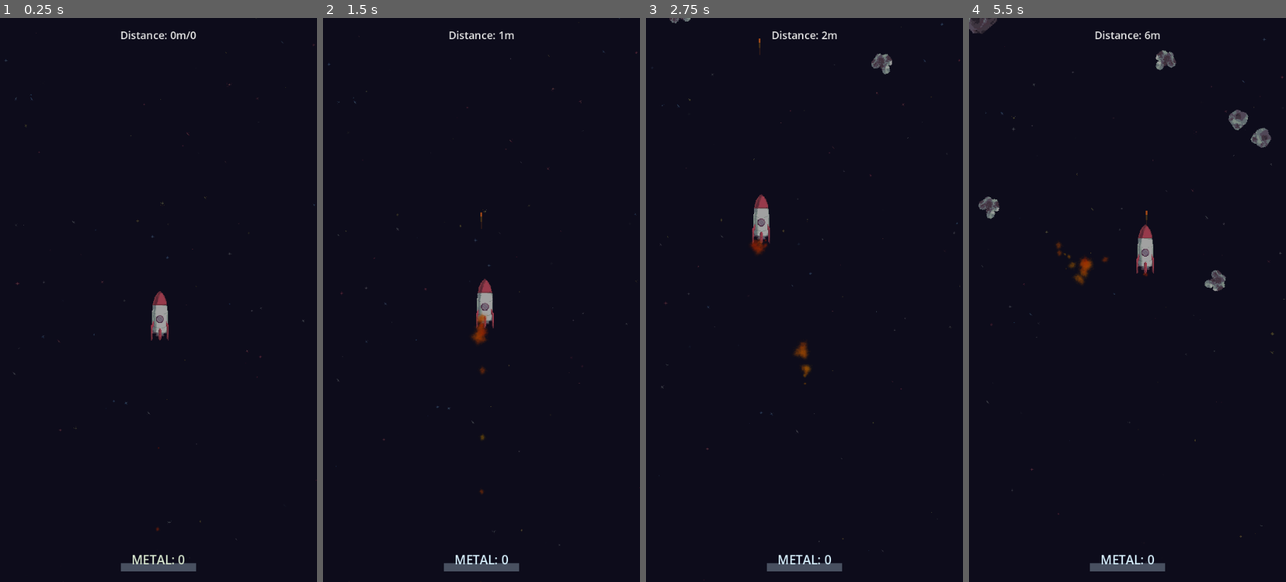
Above: before the commit, frames 1-4 (left to right).
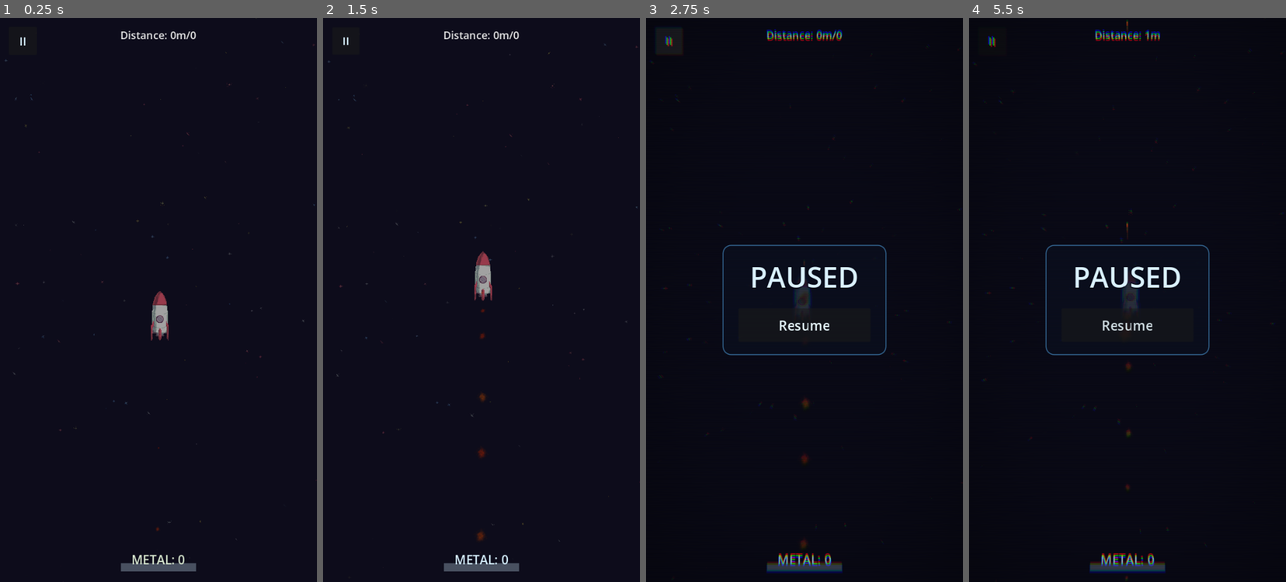
Above: after the commit, the same moments.

Repository: Minemaster656/closed-space-arcade
Game: Godot game, scene res://assets/scenes/app.tscn
Same seed, same stepped clock (60 frames per second), same inputs: the game is played once before the commit and once after it.
Inputs (mouse positions are in pixels of both pictures, inside the frame that each line leads up to):
- Up to frame 1 (0.25 s): no input
- Up to frame 2 (1.5 s): click (345, 40) at 0.5 s, where only the run after the commit has a clickable "II"; click (481, 322) at 1.25 s, where only the run after the commit has a clickable "Resume"
- Up to frame 3 (2.75 s): click (668, 40) at 2 s, where only the run after the commit has a clickable "II"
- Up to frame 4 (5.5 s): click (1127, 322) at 2.75 s, where only the run after the commit has a clickable "Resume"; click (991, 40) at 3.5 s, where only the run after the commit has a clickable "II"; click (1127, 322) at 4.25 s, where only the run after the commit has a clickable "Resume"; tap Enter at 5 s; move the mouse to (1197, 271) at 5.02 s; tap P at 5.1 s; click (1197, 271) at 5.17 s

The runs differ from the first frame. In frame 1, less than 0.1% of the frame differs, in the area x 6-9%, y 3-5%; in frame 2, 1.2%; in frame 3, 3.2%; in frame 4, 3.9%, in the area x 0-100%, y 0-100%.

Commit message:
пауза

Diff:
--- a/assets/localization/en.csv
+++ b/assets/localization/en.csv
@@ -5,6 +5,9 @@
 ui_distance,"Distance: %d%s","Дистанция: %d%s"
 ui_distance_progress,"Distance: %d%s/%d","Дистанция: %d%s/%d"
 ui_meter,"m","м"
+ui_pause,Pause,Пауза
+ui_paused,PAUSED,ПАУЗА
+ui_resume,Resume,Продолжить
 meta_max_distance,"Max distance: %d%s","Максимальная дистанция: %d%s"
 meta_shop_button,Shop,Магазин
 meta_shop_title,Upgrades,Улучшения
--- /dev/null
+++ b/assets/prefabs/pause_overlay.tscn
@@ -0,0 +1,93 @@
+[gd_scene load_steps=6 format=3]
+
+[ext_resource type="Script" path="res://assets/scripts/ui/pause_overlay.gd" id="1_overlay"]
+[ext_resource type="Shader" path="res://assets/shaders/pause_fx.gdshader" id="2_fx"]
+[ext_resource type="Script" path="res://assets/scripts/components/juicy_button.gd" id="3_juicy"]
+
+[sub_resource type="ShaderMaterial" id="ShaderMaterial_pause"]
+shader = ExtResource("2_fx")
+shader_parameter/intensity = 0.0
+shader_parameter/aberration_px = 3.0
+shader_parameter/scanline_strength = 0.22
+shader_parameter/scanline_count = 540.0
+shader_parameter/vignette_strength = 0.35
+shader_parameter/darken_strength = 0.28
+shader_parameter/tint = Color(0.55, 0.68, 0.9, 1)
+
+[sub_resource type="StyleBoxFlat" id="StyleBoxFlat_panel"]
+bg_color = Color(0.04, 0.06, 0.12, 0.72)
+border_width_left = 2
+border_width_top = 2
+border_width_right = 2
+border_width_bottom = 2
+border_color = Color(0.35, 0.72, 1, 0.55)
+corner_radius_top_left = 18
+corner_radius_top_right = 18
+corner_radius_bottom_right = 18
+corner_radius_bottom_left = 18
+content_margin_left = 36.0
+content_margin_top = 28.0
+content_margin_right = 36.0
+content_margin_bottom = 30.0
+
+[node name="PauseOverlay" type="CanvasLayer"]
+process_mode = 3
+layer = 40
+script = ExtResource("1_overlay")
+
+[node name="Root" type="Control" parent="."]
+visible = false
+layout_mode = 3
+anchors_preset = 15
+anchor_right = 1.0
+anchor_bottom = 1.0
+grow_horizontal = 2
+grow_vertical = 2
+mouse_filter = 0
+
+[node name="Fx" type="ColorRect" parent="Root"]
+material = SubResource("ShaderMaterial_pause")
+layout_mode = 1
+anchors_preset = 15
+anchor_right = 1.0
+anchor_bottom = 1.0
+grow_horizontal = 2
+grow_vertical = 2
+mouse_filter = 2
+color = Color(1, 1, 1, 1)
+
+[node name="Center" type="CenterContainer" parent="Root"]
+layout_mode = 1
+anchors_preset = 15
+anchor_right = 1.0
+anchor_bottom = 1.0
+grow_horizontal = 2
+grow_vertical = 2
+mouse_filter = 1
+
+[node name="Panel" type="PanelContainer" parent="Root/Center"]
+layout_mode = 2
+mouse_filter = 1
+theme_override_styles/panel = SubResource("StyleBoxFlat_panel")
+
+[node name="VBox" type="VBoxContainer" parent="Root/Center/Panel"]
+layout_mode = 2
+theme_override_constants/separation = 28
+alignment = 1
+
+[node name="Title" type="Label" parent="Root/Center/Panel/VBox"]
+layout_mode = 2
+theme_override_colors/font_color = Color(0.86, 0.95, 1, 1)
+theme_override_colors/font_outline_color = Color(0.02, 0.03, 0.08, 1)
+theme_override_constants/outline_size = 10
+theme_override_font_sizes/font_size = 64
+text = "PAUSED"
+horizontal_alignment = 1
+
+[node name="ResumeButton" type="Button" parent="Root/Center/Panel/VBox"]
+custom_minimum_size = Vector2(300, 76)
+layout_mode = 2
+theme_override_colors/font_color = Color(0.92, 0.98, 1, 1)
+theme_override_font_sizes/font_size = 30
+text = "Resume"
+script = ExtResource("3_juicy")
--- a/assets/scenes/game.tscn
+++ b/assets/scenes/game.tscn
@@ -18,6 +18,8 @@
 [ext_resource type="PackedScene" path="res://assets/prefabs/enemy_bullet.tscn" id="15_ebullet"]
 [ext_resource type="Script" uid="uid://dpwkur5q11ors" path="res://assets/scripts/managers/shooter_enemy_pool.gd" id="16_epool"]
 [ext_resource type="PackedScene" uid="uid://4xweel8in5xt" path="res://assets/prefabs/shooter_enemy.tscn" id="17_eshooter"]
+[ext_resource type="PackedScene" path="res://assets/prefabs/pause_overlay.tscn" id="18_pause"]
+[ext_resource type="Script" path="res://assets/scripts/components/juicy_button.gd" id="19_juicy"]
 
 [sub_resource type="CanvasItemMaterial" id="CanvasItemMaterial_stars"]
 particles_animation = true
@@ -47,6 +49,7 @@
 anim_offset_max = 1.0
 
 [node name="Game" type="Node2D" unique_id=1587643132]
+process_mode = 1
 script = ExtResource("11_game")
 ambient_color = Color(0.62967473, 0.62967473, 0.6296747, 1)
 
@@ -122,6 +125,20 @@
 horizontal_alignment = 1
 vertical_alignment = 1
 
+[node name="PauseButton" type="Button" parent="UI" unique_id=1902384761]
+offset_left = 20.0
+offset_top = 20.0
+offset_right = 84.0
+offset_bottom = 84.0
+focus_mode = 0
+theme_override_colors/font_color = Color(0.85, 0.95, 1, 1)
+theme_override_font_sizes/font_size = 26
+text = "II"
+tooltip_text = "ui_pause"
+script = ExtResource("19_juicy")
+
+[node name="PauseOverlay" parent="." instance=ExtResource("18_pause")]
+
 [node name="Starfield" type="GPUParticles2D" parent="." unique_id=517482068]
 modulate = Color(1, 1, 1, 0.38039216)
 z_index = -10
--- a/assets/scripts/app_frame.gd
+++ b/assets/scripts/app_frame.gd
@@ -22,6 +22,11 @@
 
 func _ready() -> void:
 	add_to_group(&"app_frame")
+	# Контейнер и SubViewport должны продолжать обрабатывать ввод, когда
+	# дерево на паузе: иначе кнопка Resume внутри игрового Viewport не кликается.
+	# Сама игровая сцена при этом явно стоит в PROCESS_MODE_PAUSABLE.
+	_game_container.process_mode = Node.PROCESS_MODE_ALWAYS
+	_game_viewport.process_mode = Node.PROCESS_MODE_ALWAYS
 	_game_viewport.add_to_group(GAME_VIEWPORT_GROUP)
 	# 2D-раскладка остаётся в дизайн-размере 720x1280, а рендер идёт в
 	# физическом разрешении окна. Без этого игра рисовалась в 720x1280 и
--- a/assets/scripts/game.gd
+++ b/assets/scripts/game.gd
@@ -16,6 +16,7 @@
 @onready var starfield: GPUParticles2D = $Starfield
 @onready var ambient: CanvasModulate = $CanvasModulate
 @onready var score_label: Label = $UI/ScoreCounter
+@onready var pause_button: Button = $UI/PauseButton
 @onready var start_platform: ColorRect = $StartPlatform
 
 var _starfield_applied_size: Vector2 = Vector2.ZERO
@@ -25,7 +26,10 @@
 
 
 func _ready() -> void:
+    PauseManager.reset()
     Music.play("fly")
+    pause_button.tooltip_text = tr("ui_pause")
+    pause_button.pressed.connect(_on_pause_pressed)
     var visible := Utils.get_visible_world_rect()
     var rect := visible.grow(-rocket_screen_margin)
     var follower := rocket.get_node_or_null("FingerFollower") as FollowFinger2D
@@ -136,12 +140,22 @@
 
 
 func _on_rocket_died() -> void:
+    PauseManager.abort()
+    pause_button.disabled = true
     GameState.submit_distance(_distance)
     GameState.save()
     asteroid_spawner.stop()
     _begin_meta_progression()
 
 
+func _on_pause_pressed() -> void:
+    PauseManager.pause()
+
+
+func _exit_tree() -> void:
+    PauseManager.reset()
+
+
 func _begin_meta_progression() -> void:
     var delay := rocket.break_cleanup_delay + 0.1
     await get_tree().create_timer(delay).timeout
--- /dev/null
+++ b/assets/scripts/globals/pause_manager.gd
@@ -0,0 +1,114 @@
+extends Node
+
+## Единственный владелец паузы и Engine.time_scale.
+## Живёт автолоадом, поэтому переживает смену игровых сцен.
+## Все твины, которые должны работать во время паузы или замедления,
+## создаются через modal_tween().
+
+signal paused_changed(paused: bool)
+
+const PAUSE_TIME_SCALE: float = 0.05
+const RESUME_DURATION: float = 1.0
+
+var _paused: bool = false
+var _can_pause: bool = true
+var _resume_tween: Tween
+
+
+func _ready() -> void:
+	process_mode = Node.PROCESS_MODE_ALWAYS
+
+
+func _unhandled_key_input(event: InputEvent) -> void:
+	var key := event as InputEventKey
+	if key == null or not key.pressed or key.echo:
+		return
+	if key.keycode == KEY_ESCAPE or key.keycode == KEY_P or key.physical_keycode == KEY_P:
+		if _paused:
+			resume()
+		elif _can_pause:
+			pause()
+		get_viewport().set_input_as_handled()
+
+
+func is_paused() -> bool:
+	return _paused
+
+
+func can_pause() -> bool:
+	return _can_pause
+
+
+func pause() -> void:
+	if _paused or not _can_pause:
+		return
+	_kill_resume()
+	_paused = true
+	# Небольшое замедление перед паузой даёт заметный разгон после Resume.
+	Engine.time_scale = PAUSE_TIME_SCALE
+	get_tree().paused = true
+	paused_changed.emit(true)
+
+
+func resume() -> void:
+	if not _paused:
+		return
+	_paused = false
+	get_tree().paused = false
+	paused_changed.emit(false)
+
+	_kill_resume()
+	_resume_tween = modal_tween()
+	_resume_tween.tween_method(
+		_set_time_scale,
+		Engine.time_scale,
+		1.0,
+		RESUME_DURATION
+	).set_trans(Tween.TRANS_SINE).set_ease(Tween.EASE_IN_OUT)
+
+
+## Аварийно снимает паузу и запрещает её до следующего reset().
+## Используется при смерти ракеты и принудительном выходе из забега.
+func abort() -> void:
+	var was_paused := _paused
+	_kill_resume()
+	_paused = false
+	_can_pause = false
+	Engine.time_scale = 1.0
+	get_tree().paused = false
+	if was_paused:
+		paused_changed.emit(false)
+
+
+## Сбрасывает состояние для новой игровой сцены.
+func reset() -> void:
+	var was_paused := _paused
+	_kill_resume()
+	_paused = false
+	_can_pause = true
+	Engine.time_scale = 1.0
+	get_tree().paused = false
+	if was_paused:
+		paused_changed.emit(false)
+
+
+func set_can_pause(value: bool) -> void:
+	_can_pause = value
+
+
+## Твин, который продолжает идти во время паузы и не зависит от time_scale.
+func modal_tween() -> Tween:
+	var tween := create_tween()
+	tween.set_ignore_time_scale(true)
+	tween.set_pause_mode(Tween.TWEEN_PAUSE_PROCESS)
+	return tween
+
+
+func _set_time_scale(value: float) -> void:
+	Engine.time_scale = value
+
+
+func _kill_resume() -> void:
+	if _resume_tween != null and _resume_tween.is_valid():
+		_resume_tween.kill()
+	_resume_tween = null
--- /dev/null
+++ b/assets/scripts/ui/pause_overlay.gd
@@ -0,0 +1,106 @@
+extends CanvasLayer
+
+## Пауза: затемняющий шейдер, заголовок и кнопка продолжения.
+## Слой живёт внутри игрового SubViewport и обрабатывается всегда,
+## потому что открывается уже после get_tree().paused = true.
+
+const FX_IN: float = 0.28
+const FX_OUT: float = 0.18
+const CONTENT_IN: float = 0.32
+
+@onready var _root: Control = $Root
+@onready var _fx: ColorRect = $Root/Fx
+@onready var _title: Label = $Root/Center/Panel/VBox/Title
+@onready var _resume_button: Button = $Root/Center/Panel/VBox/ResumeButton
+
+var _fx_tween: Tween
+var _intensity: float = 0.0
+
+
+func _ready() -> void:
+	layer = 40
+	process_mode = Node.PROCESS_MODE_ALWAYS
+	_fx_tween = null
+	_root.visible = false
+	_set_intensity(0.0)
+	_title.text = tr("ui_paused")
+	_resume_button.text = tr("ui_resume")
+	_resume_button.pressed.connect(_on_resume_pressed)
+	_resume_button.resized.connect(_update_pivots)
+	_title.resized.connect(_update_pivots)
+	_update_pivots()
+	PauseManager.paused_changed.connect(_on_paused_changed)
+
+
+func _on_paused_changed(paused: bool) -> void:
+	if paused:
+		_show()
+	else:
+		_hide()
+
+
+func _on_resume_pressed() -> void:
+	PauseManager.resume()
+
+
+func _show() -> void:
+	_kill_tween()
+	_root.visible = true
+	_set_intensity(0.0)
+	_title.text = tr("ui_paused")
+	_resume_button.text = tr("ui_resume")
+	_update_pivots()
+
+	_title.scale = Vector2(0.82, 0.82)
+	_title.modulate.a = 0.0
+	_resume_button.scale = Vector2(0.92, 0.92)
+	_resume_button.modulate.a = 0.0
+
+	_fx_tween = PauseManager.modal_tween()
+	_fx_tween.set_parallel(true)
+	_fx_tween.tween_method(_set_intensity, 0.0, 1.0, FX_IN)
+	_fx_tween.tween_property(_title, "modulate:a", 1.0, CONTENT_IN).set_delay(0.04)
+	_fx_tween.tween_property(_title, "scale", Vector2.ONE, 0.42) \
+		.set_delay(0.04).set_trans(Tween.TRANS_BACK).set_ease(Tween.EASE_OUT)
+	_fx_tween.tween_property(_resume_button, "modulate:a", 1.0, CONTENT_IN).set_delay(0.1)
+	_fx_tween.tween_property(_resume_button, "scale", Vector2.ONE, 0.36) \
+		.set_delay(0.1).set_trans(Tween.TRANS_BACK).set_ease(Tween.EASE_OUT)
+
+
+func _hide() -> void:
+	_kill_tween()
+	if not _root.visible:
+		return
+	_fx_tween = PauseManager.modal_tween()
+	_fx_tween.set_parallel(true)
+	_fx_tween.tween_method(_set_intensity, _intensity, 0.0, FX_OUT)
+	_fx_tween.tween_property(_title, "modulate:a", 0.0, FX_OUT)
+	_fx_tween.tween_property(_resume_button, "modulate:a", 0.0, FX_OUT)
+	_fx_tween.tween_callback(_finish_hide).set_delay(FX_OUT)
+
+
+func _finish_hide() -> void:
+	_set_intensity(0.0)
+	_root.visible = false
+
+
+func _set_intensity(value: float) -> void:
+	_intensity = value
+	var mat := _fx.material as ShaderMaterial
+	if mat != null:
+		mat.set_shader_parameter("intensity", value)
+
+
+func _update_pivots() -> void:
+	_title.pivot_offset = _title.size * 0.5
+	_resume_button.pivot_offset = _resume_button.size * 0.5
+
+
+func _kill_tween() -> void:
+	if _fx_tween != null and _fx_tween.is_valid():
+		_fx_tween.kill()
+	_fx_tween = null
+
+
+func _exit_tree() -> void:
+	_kill_tween()
--- /dev/null
+++ b/assets/shaders/pause_fx.gdshader
@@ -0,0 +1,37 @@
+shader_type canvas_item;
+render_mode unshaded;
+
+// Экранный эффект паузы: сканлайны + лёгкая хроматическая аберрация.
+// Шейдер висит на ColorRect внутри игрового SubViewport, поэтому читает
+// именно отрисованный кадр игры, а не весь UI приложения.
+
+uniform sampler2D screen_texture : hint_screen_texture, repeat_disable, filter_linear;
+uniform float intensity : hint_range(0.0, 1.0) = 0.0;
+uniform float aberration_px : hint_range(0.0, 12.0) = 3.0;
+uniform float scanline_strength : hint_range(0.0, 1.0) = 0.22;
+uniform float scanline_count : hint_range(40.0, 1600.0) = 540.0;
+uniform float vignette_strength : hint_range(0.0, 1.0) = 0.35;
+uniform float darken_strength : hint_range(0.0, 1.0) = 0.28;
+uniform vec4 tint : source_color = vec4(0.55, 0.68, 0.9, 1.0);
+
+void fragment() {
+	vec2 uv = SCREEN_UV;
+	vec2 centered = uv - vec2(0.5);
+	vec2 dir = centered / max(length(centered), 0.0001);
+	vec2 offset = dir * SCREEN_PIXEL_SIZE * aberration_px * intensity;
+
+	vec3 color;
+	color.r = texture(screen_texture, uv + offset).r;
+	color.g = texture(screen_texture, uv).g;
+	color.b = texture(screen_texture, uv - offset).b;
+
+	float scan = 0.5 + 0.5 * sin((uv.y * scanline_count + TIME * 6.0) * 6.28318);
+	color *= 1.0 - scanline_strength * scan * intensity;
+	color = mix(color, color * tint.rgb, intensity * 0.18);
+
+	float vignette = 1.0 - smoothstep(0.22, 0.95, length(centered));
+	color *= mix(1.0, vignette, intensity * vignette_strength);
+	color *= mix(1.0, 0.72, intensity * darken_strength);
+
+	COLOR = vec4(color, intensity);
+}
--- a/project.godot
+++ b/project.godot
@@ -19,6 +19,7 @@
 
 Utils="*uid://dud2pgoc6ocuo"
 GameState="*res://assets/scripts/globals/game_state.gd"
+PauseManager="*res://assets/scripts/globals/pause_manager.gd"
 Transition="*res://assets/scripts/globals/transition.gd"
 Music="*res://assets/scripts/globals/music.gd"
 
Not shown, added: assets/scripts/globals/pause_manager.gd.uid
Not shown, added: assets/scripts/ui/pause_overlay.gd.uid
Not shown, added: assets/shaders/pause_fx.gdshader.uid
